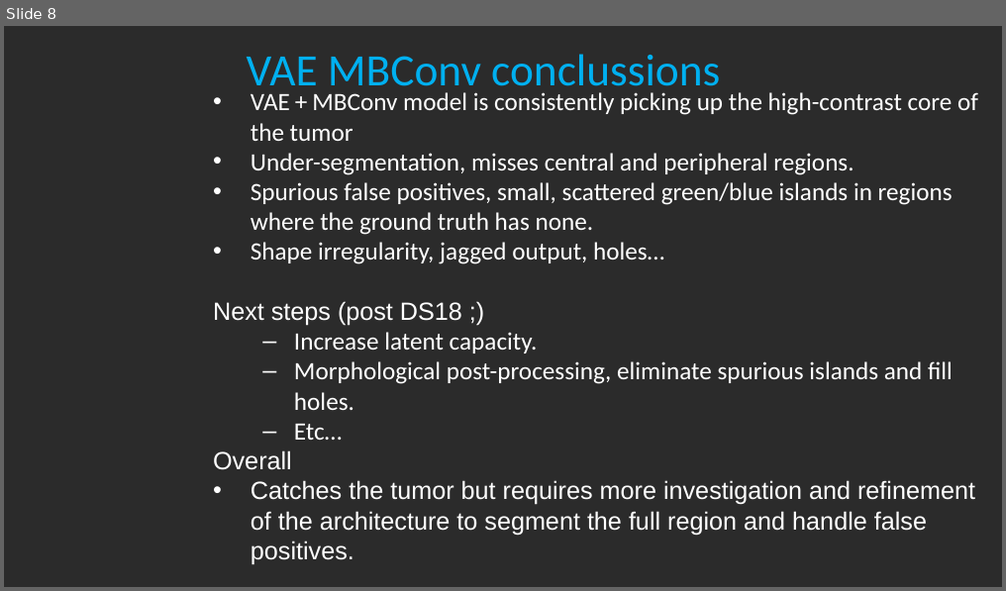
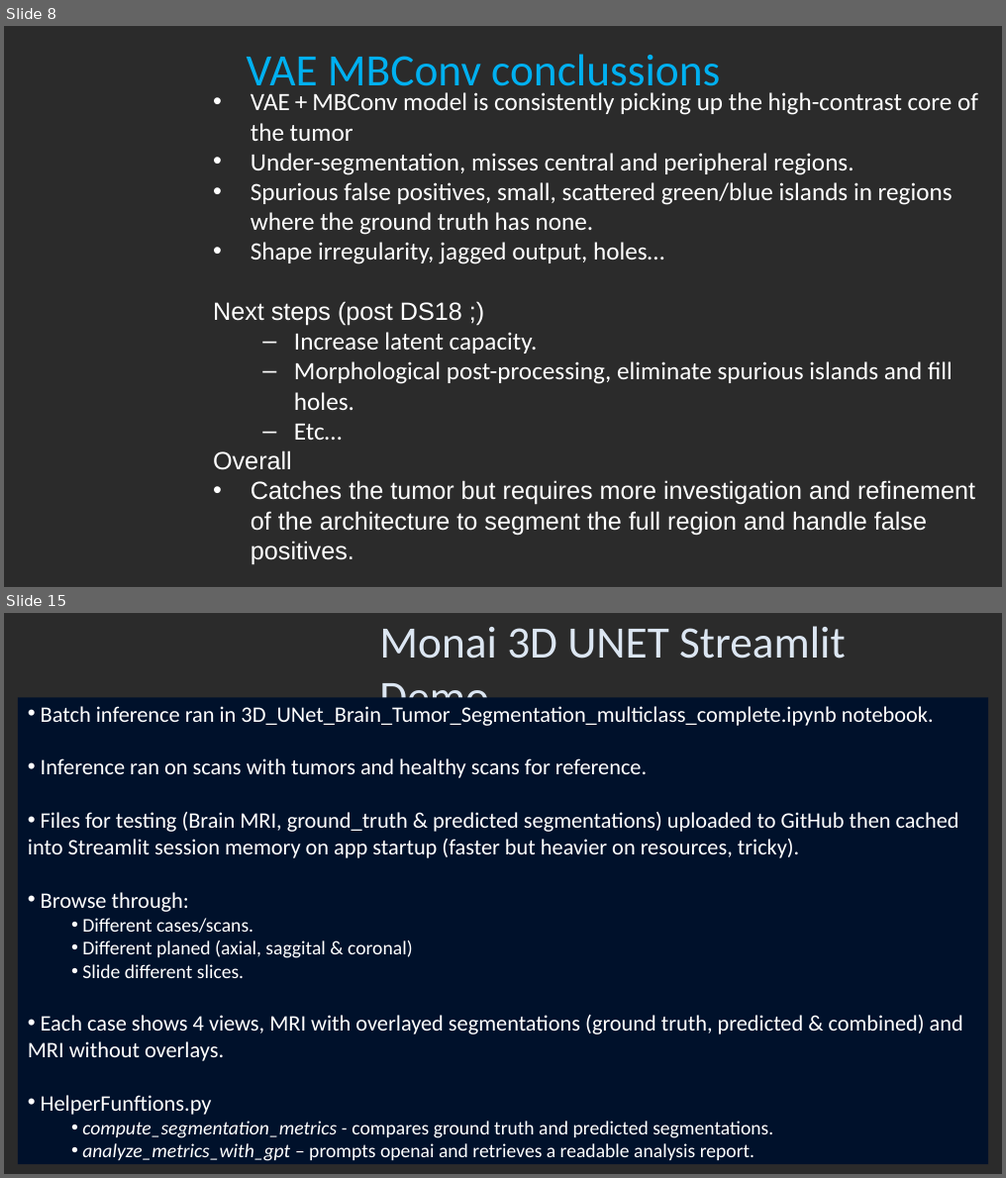
Before and after one commit to daniel-chervin/DS18_FinalProject, a slide deck: ds18_GBM_Autosegmentation.pptx. Shown one above the other, each under a label of ours: slide 8 before the commit, slides 8 and 15 after it; the slides between them are not shown. The pictures are 1006x591 and 1006x1178 pixels, drawn with LibreOffice and Linux fonts; fonts in the diff are those of the drawing; background and template pictures are left out; a plain dark background stands for a picture behind light text. Boxes give left, top, right and bottom in pixels: in the first picture for what was removed or moved away, otherwise in the second. Text is boxed around its words. In the diff, an @@ line names an element or a change of style, - is before the commit and + after.

```diff
--- a/ds18_GBM_Autosegmentation.pptx
+++ b/ds18_GBM_Autosegmentation.pptx
@@ slide 15 added at <box>4,613,1002,1174</box>, background picture (left out) @@
@@ title added at <box>379,626,846,723</box>, 32.4 pt, text #DCE6F2 @@
+Monai 3D UNET Streamlit Demo
@@ text added at <box>18,693,988,1169</box>, fill #00112B, 16 pt, text #FFFFFF @@
+• Batch inference ran in 3D_UNet_Brain_Tumor_Segmentation_multiclass_complete.ipynb notebook.
+• Inference ran on scans with tumors and healthy scans for reference.
+• Files for testing (Brain MRI, ground_truth & predicted segmentations) uploaded to GitHub then cached into Streamlit session memory on app startup (faster but heavier on resources, tricky).
+• Browse through:
+  • Different cases/scans.
+  • Different planed (axial, saggital & coronal)
+  • Slide different slices.
+• Each case shows 4 views, MRI with overlayed segmentations (ground truth, predicted & combined) and MRI without overlays.
+• HelperFunftions.py
+  • compute_segmentation_metrics - compares ground truth and predicted segmentations.
+  • analyze_metrics_with_gpt – prompts openai and retrieves a readable analysis report.
```
Also in this commit, not shown: 5 slides changed, 8 other slides added, 3 slides removed.
